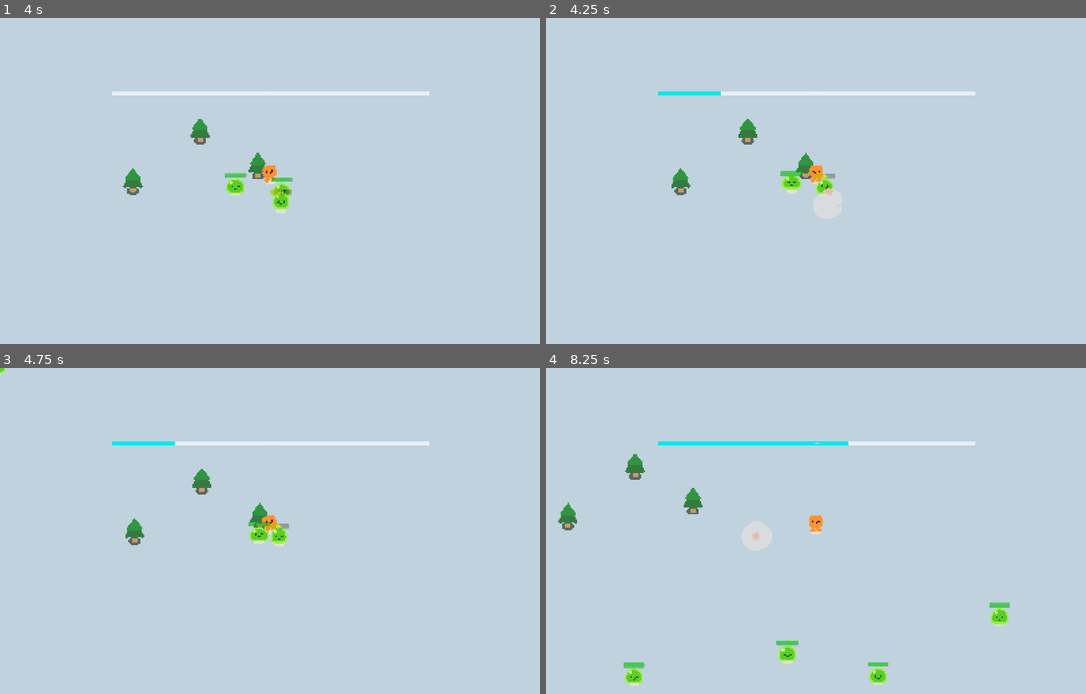
Above: before the commit, frames 1-4 (two rows, left to right).
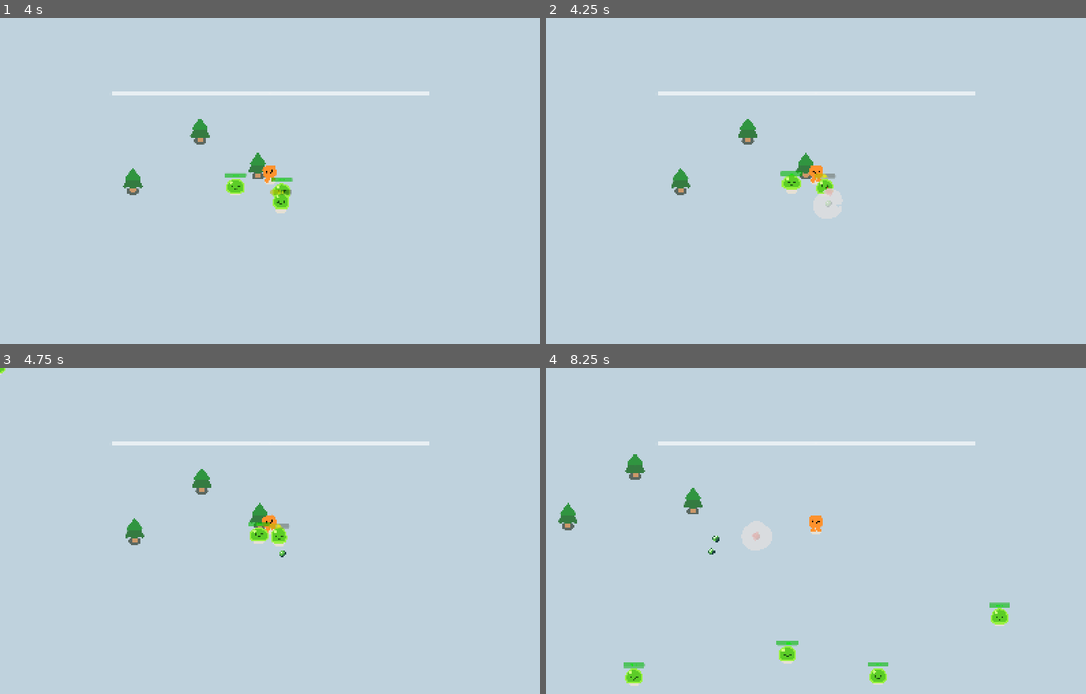
Above: after the commit, the same moments.

Repository: BromarBalkis/LampHireSurvivors
Game: Godot game, scene res://game.tscn
Same seed, same stepped clock (60 frames per second), same inputs: the game is played once before the commit and once after it.
Inputs:
- Up to frame 1 (4 s): hold D (move_right) 0.53-1.28 s; hold S (move_down) 1.28-2.03 s; hold D (move_right) 2.03-2.78 s; hold W (move_up) 2.78-3.53 s; hold A (move_left) from 3.53 s (still down)
- Up to frame 2 (4.25 s): keep holding A (move_left)
- Up to frame 3 (4.75 s): keep holding A (move_left)
- Up to frame 4 (8.25 s): release A (move_left) at 5.03 s; hold S (move_down) 5.03-5.78 s; hold D (move_right) 5.78-6.53 s; hold W (move_up) 6.53-7.28 s; hold D (move_right) 7.28-8.03 s; hold S (move_down) from 8.03 s (still down)

Frame 1 is identical in both runs. In frame 2, 0.2% of the frame differs, in the area x 20-53%, y 22-59%; in frame 3, 0.2%; in frame 4, 0.5%, in the area x 20-56%, y 22-58%.

Commit message:
mobs now drop xp. player can pick up xp to gain xp in bar. 3 different kinds of xp

Diff:
--- a/mob.gd
+++ b/mob.gd
@@ -3,6 +3,7 @@
 
 @onready var player = get_tree().get_first_node_in_group("player")
 const SMOKE_SCENE = preload("res://smoke_explosion/smoke_explosion.tscn")
+const EXP_SCENE = preload("res://scenes/entities/xp_orb.tscn")
 
 @export var hp: float = 100
 @export var experience: float = 20
@@ -29,7 +30,17 @@
 
 	if hp <= 0: #death
 		var smoke = SMOKE_SCENE.instantiate()
-		SignalBus.mob_death.emit(experience)
+		var exp = EXP_SCENE.instantiate()
+
+		var roll = randf()
+		if roll < 0.80:
+			exp.exp_value = 20
+		elif roll < 0.95:
+			exp.exp_value = 40
+		else:
+			exp.exp_value = 60
 		get_parent().add_child(smoke) #adds as a sibling of slimemob, so it doesnt get deleted
+		get_parent().add_child(exp)
 		smoke.global_position = global_position
+		exp.global_position = global_position
 		queue_free()
--- a/player.gd
+++ b/player.gd
@@ -56,7 +56,7 @@
 
 
 func signal_connector() -> void:
-	SignalBus.mob_death.connect(experience_handler)
+	SignalBus.exp_collected.connect(experience_handler)
 
 func take_damage(mob_damage) -> void:
 	if $InvulnTimer == $InvulnTimer.is_stopped(): #timer isnt alr running
--- /dev/null
+++ b/scenes/entities/xp_orb.tscn
@@ -0,0 +1,20 @@
+[gd_scene load_steps=4 format=3 uid="uid://dqhr1bm505hv3"]
+
+[ext_resource type="Texture2D" uid="uid://cki7rsqxphkio" path="res://assets/entities/xp_orb_1.png" id="1_udqnt"]
+[ext_resource type="Script" uid="uid://cd8vkbmnsnp3k" path="res://scripts/xp_orb.gd" id="1_uomnj"]
+
+[sub_resource type="CircleShape2D" id="CircleShape2D_uomnj"]
+radius = 8.0
+
+[node name="XpOrb" type="Area2D"]
+script = ExtResource("1_uomnj")
+
+[node name="Sprite2D" type="Sprite2D" parent="."]
+scale = Vector2(4, 4)
+texture = ExtResource("1_udqnt")
+
+[node name="CollisionShape2D" type="CollisionShape2D" parent="."]
+scale = Vector2(3, 3)
+shape = SubResource("CircleShape2D_uomnj")
+
+[connection signal="body_entered" from="." to="." method="_on_body_entered"]
--- a/scripts/SignalBus.gd
+++ b/scripts/SignalBus.gd
@@ -15,4 +15,7 @@
 @warning_ignore("unused_signal")
 signal player_damaged
 
+@warning_ignore("unused_signal")
+signal exp_collected(expvalue)
+
 var damage #we ball (for slicerparticles script)
--- /dev/null
+++ b/scripts/xp_orb.gd
@@ -0,0 +1,24 @@
+extends Area2D
+
+@export var exp_value: int = 5
+
+
+# Called when the node enters the scene tree for the first time.
+func _ready() -> void:
+	if exp_value == 20:
+		$Sprite2D.texture = preload("res://assets/entities/xp_orb_1.png")
+	elif exp_value == 40:
+		$Sprite2D.texture = preload("res://assets/entities/xp_orb_2.png")
+	elif exp_value == 60:
+		$Sprite2D.texture = preload("res://assets/entities/xp_orb_3.png")
+
+
+# Called every frame. 'delta' is the elapsed time since the previous frame.
+func _process(delta: float) -> void:
+	pass
+
+
+func _on_body_entered(body: Node2D) -> void:
+	if body.collision_layer == 1:
+		SignalBus.exp_collected.emit(exp_value)
+		queue_free()
Binary file added: assets/entities/xp_orb_1.png
Not shown, added: assets/entities/xp_orb_1.png.import
Binary file added: assets/entities/xp_orb_2.png
Not shown, added: assets/entities/xp_orb_2.png.import
Binary file added: assets/entities/xp_orb_3.png
Not shown, added: assets/entities/xp_orb_3.png.import
Not shown, added: scripts/xp_orb.gd.uid
Not shown, added: .gitignore
